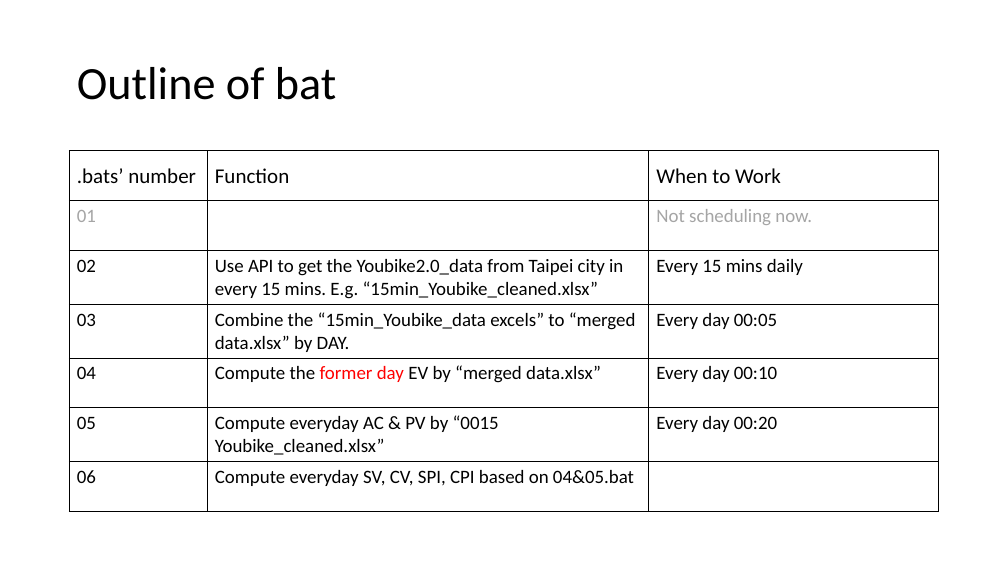
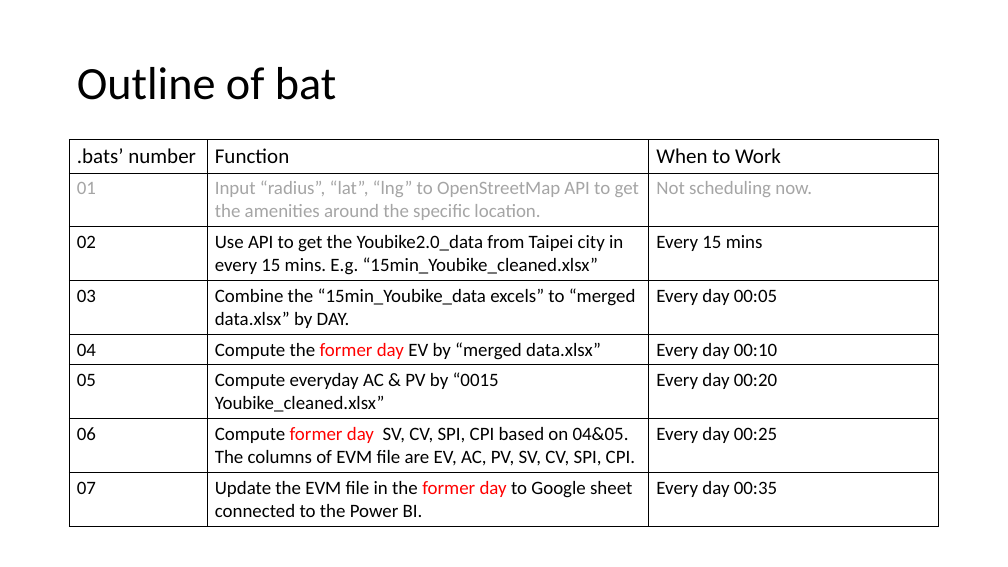
Before and after one commit to HSS107048212/ELEBC_Youbike, a slide deck: slide 2 of Work schedule.pptx. Drawn at 1008x567 pixels with LibreOffice and Linux fonts; fonts in the diff are those of the drawing. Boxes give left, top, right and bottom in pixels: in the first picture for what was removed or moved away, otherwise in the second. Text is boxed around its words. In the diff, an @@ line names an element or a change of style, - is before the commit and + after.

Commit message:
06&07

```diff
--- a/Work schedule.pptx
+++ b/Work schedule.pptx
@@ table at <box>70,140,939,521</box> @@
-row 2, column 2: 
+row 2, column 2: Input “radius”, “lat”, “lng” to OpenStreetMap API to get the amenities around the specific location.
-row 3, column 3: Every 15 mins daily
+row 3, column 3: Every 15 mins
-row 7: 06 | Compute everyday SV, CV, SPI, CPI based on 04&05.bat | 
+row 7: 06 | Compute former day SV, CV, SPI, CPI based on 04&05. The columns of EVM file are EV, AC, PV, SV, CV, SPI, CPI. | Every day 00:25
+row 8: 07 | Update the EVM file in the former day to Google sheet connected to the Power BI. | Every day 00:35
@@ table: place and size @@
-table at <box>70,151,939,510</box>
+table at <box>70,140,939,521</box>
```
Also in this commit, not shown: 2 slides added.
